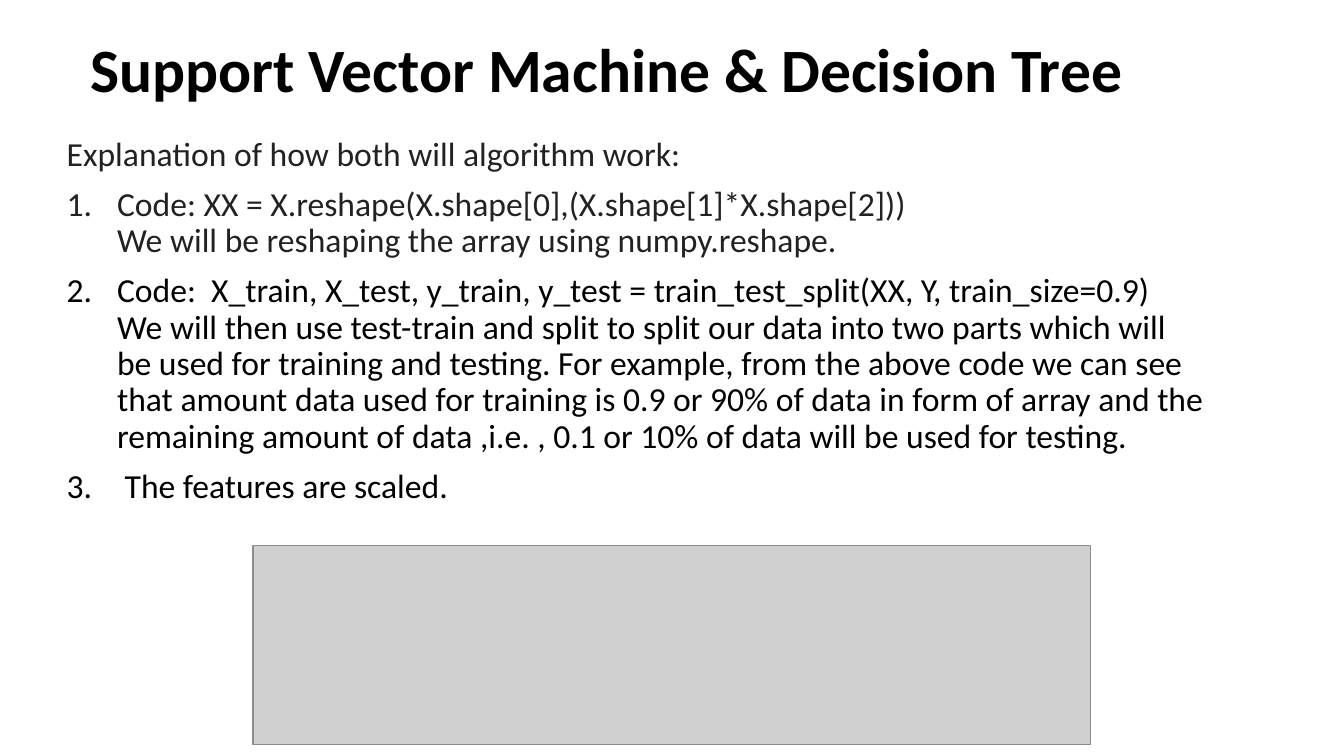
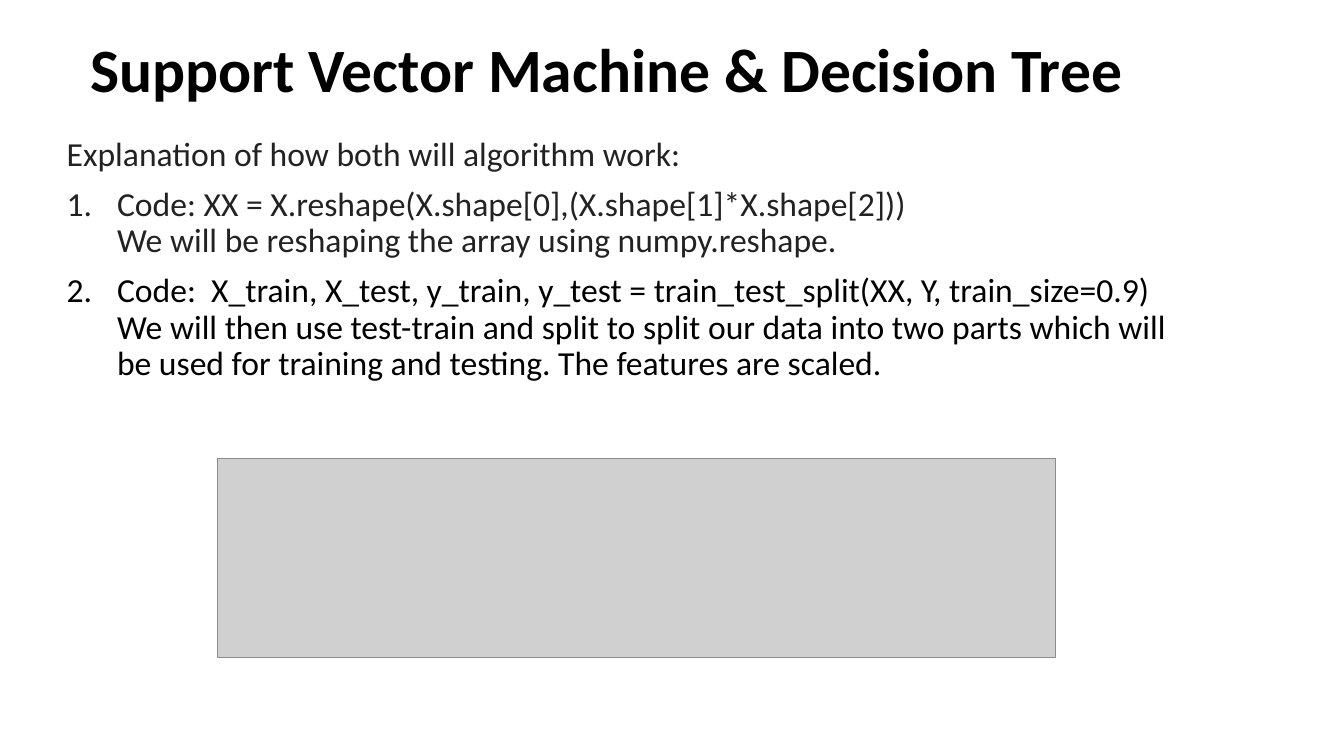
Before and after one commit to uma0441/TwoFactorAuthentication, a slide deck: slide 12 of Mid Term (1).pptx. Drawn at 1344x756 pixels with LibreOffice and Linux fonts; fonts in the diff are those of the drawing; grey boxes stand for pictures. Boxes give left, top, right and bottom in pixels: in the first picture for what was removed or moved away, otherwise in the second. Text is boxed around its words. In the diff, an @@ line names an element or a change of style, - is before the commit and + after.

```diff
--- a/Mid Term (1).pptx
+++ b/Mid Term (1).pptx
@@ text at bbox=[117, 277, 1165, 381]: text changed @@
-2. Code: X_train, X_test, y_train, y_test = train_test_split(XX, Y, train_size=0.9)
-   We will then use test-train and split to split our data into two parts which will be used for training and testing. For example, from the above code we can see that amount data used for training is 0.9 or 90% of data in form of array and the remaining amount of data ,i.e. , 0.1 or 10% of data will be used for testing.
-3. The features are scaled.
+2. Code: X_train, X_test, y_train, y_test = train_test_split(XX, Y, train_size=0.9)
+   We will then use test-train and split to split our data into two parts which will be used for training and testing. The features are scaled.
@@ picture: place and size @@
-picture at bbox=[253, 546, 1091, 745]
+picture at bbox=[218, 459, 1056, 657]
```
Also in this commit, not shown: 6 other slides changed, 3 slides added, 1 slide removed.
